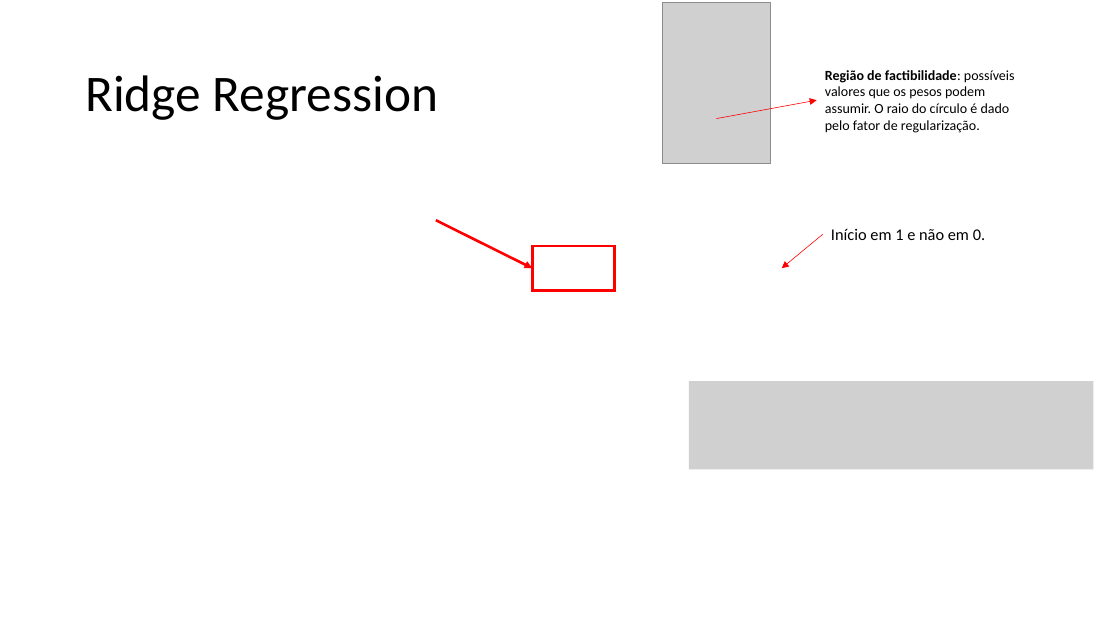
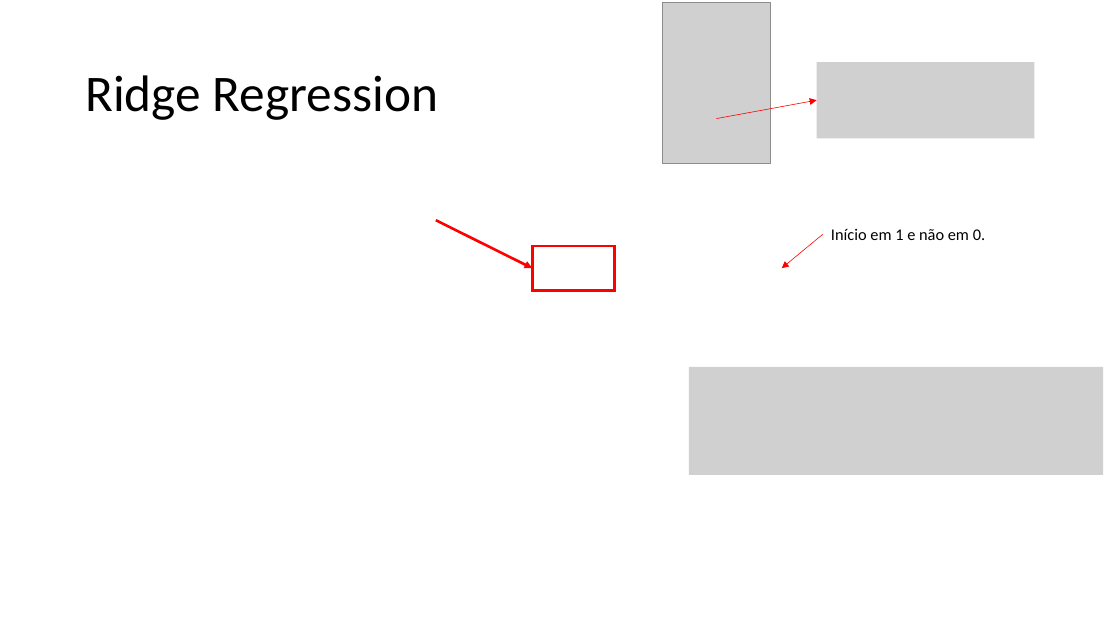
Before and after one commit to zz4fap/t319_aprendizado_de_maquina, a slide deck: slide 4 of slides/T319_Regressão_Linear (Parte VI).pptx. Drawn at 1120x630 pixels with LibreOffice and Linux fonts; fonts in the diff are those of the drawing; grey boxes stand for pictures. Boxes give left, top, right and bottom in pixels: in the first picture for what was removed or moved away, otherwise in the second. Text is boxed around its words. In the diff, an @@ line names an element or a change of style, - is before the commit and + after.

```diff
--- a/slides/T319_Regressão_Linear (Parte VI).pptx
+++ b/slides/T319_Regressão_Linear (Parte VI).pptx
@@ picture added at [817, 62, 1034, 139] @@
@@ text removed at [825, 70, 1015, 133] @@
-Região de factibilidade: possíveis valores que os pesos podem assumir. O raio do círculo é dado pelo fator de regularização.
@@ picture: place and size @@
-picture at [689, 381, 1094, 470]
+picture at [689, 367, 1103, 476]
```
Also in this commit, not shown: 8 other slides changed, 5 other files.
